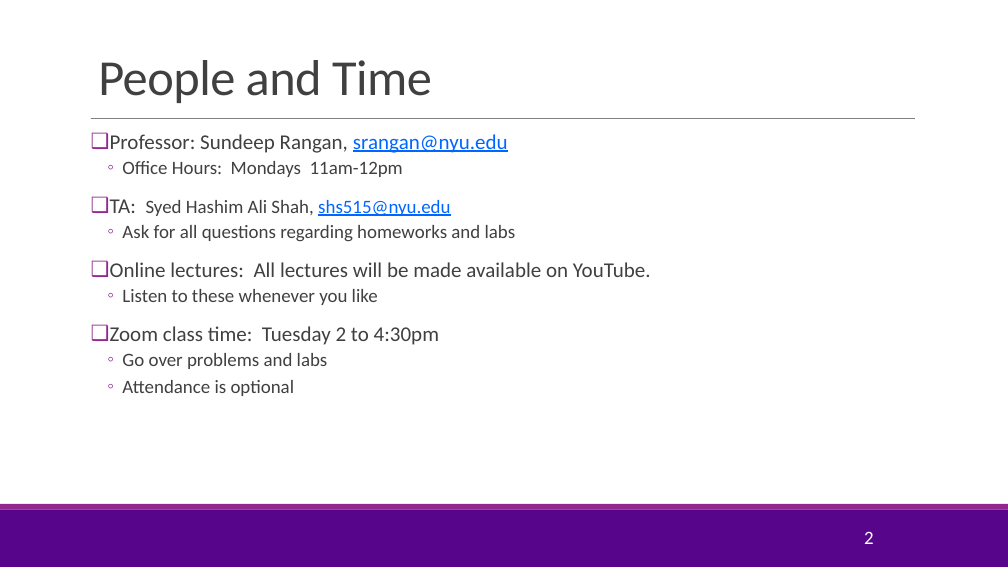
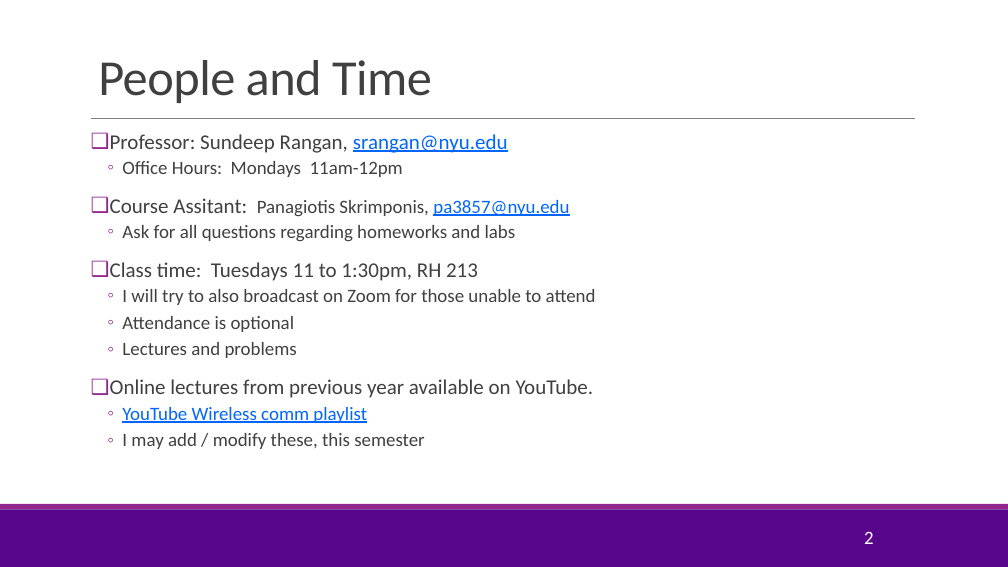
Before and after one commit to sdrangan/wirelesscomm, a slide deck: slide 2 of lectures/CourseAdmin.pptx. Drawn at 1008x567 pixels with LibreOffice and Linux fonts; fonts in the diff are those of the drawing; background and template pictures are left out. Boxes give left, top, right and bottom in pixels: in the first picture for what was removed or moved away, otherwise in the second. Text is boxed around its words. In the diff, an @@ line names an element or a change of style, - is before the commit and + after.

Commit message:
--Changed m to mlx files --Updated the course admin

```diff
--- a/lectures/CourseAdmin.pptx
+++ b/lectures/CourseAdmin.pptx
@@ text at bbox=[110, 198, 569, 217]: text changed @@
-❑ TA: Syed Hashim Ali Shah, shs515@nyu.edu
+❑ Course Assitant: Panagiotis Skrimponis, pa3857@nyu.edu
@@ text at bbox=[110, 262, 596, 305]: text changed; size 20 to 18 pt @@
-❑ Online lectures: All lectures will be made available on YouTube.
-  ◦ Listen to these whenever you like
-❑ Zoom class time: Tuesday 2 to 4:30pm
-  ◦ Go over problems and labs
+❑ Class time: Tuesdays 11 to 1:30pm, RH 213
+  ◦ I will try to also broadcast on Zoom for those unable to attend
@@ text at bbox=[110, 342, 594, 449]: paragraphs added @@
+  ◦ Lectures and problems
+❑ Online lectures from previous year available on YouTube.
+  ◦ YouTube Wireless comm playlist
+  ◦ I may add / modify these, this semester
```
Also in this commit, not shown: 2 other slides changed, 5 other files.
